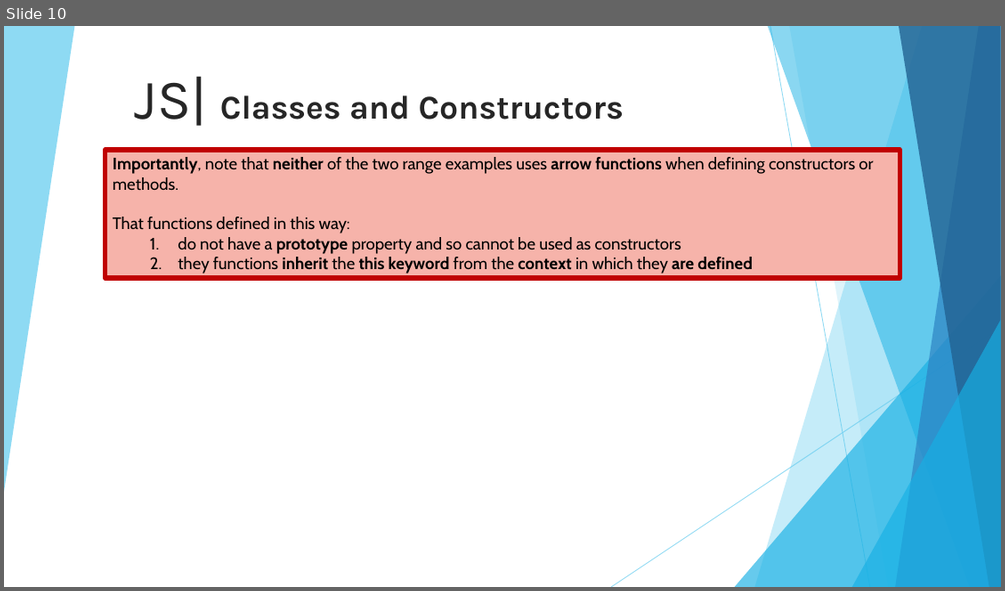
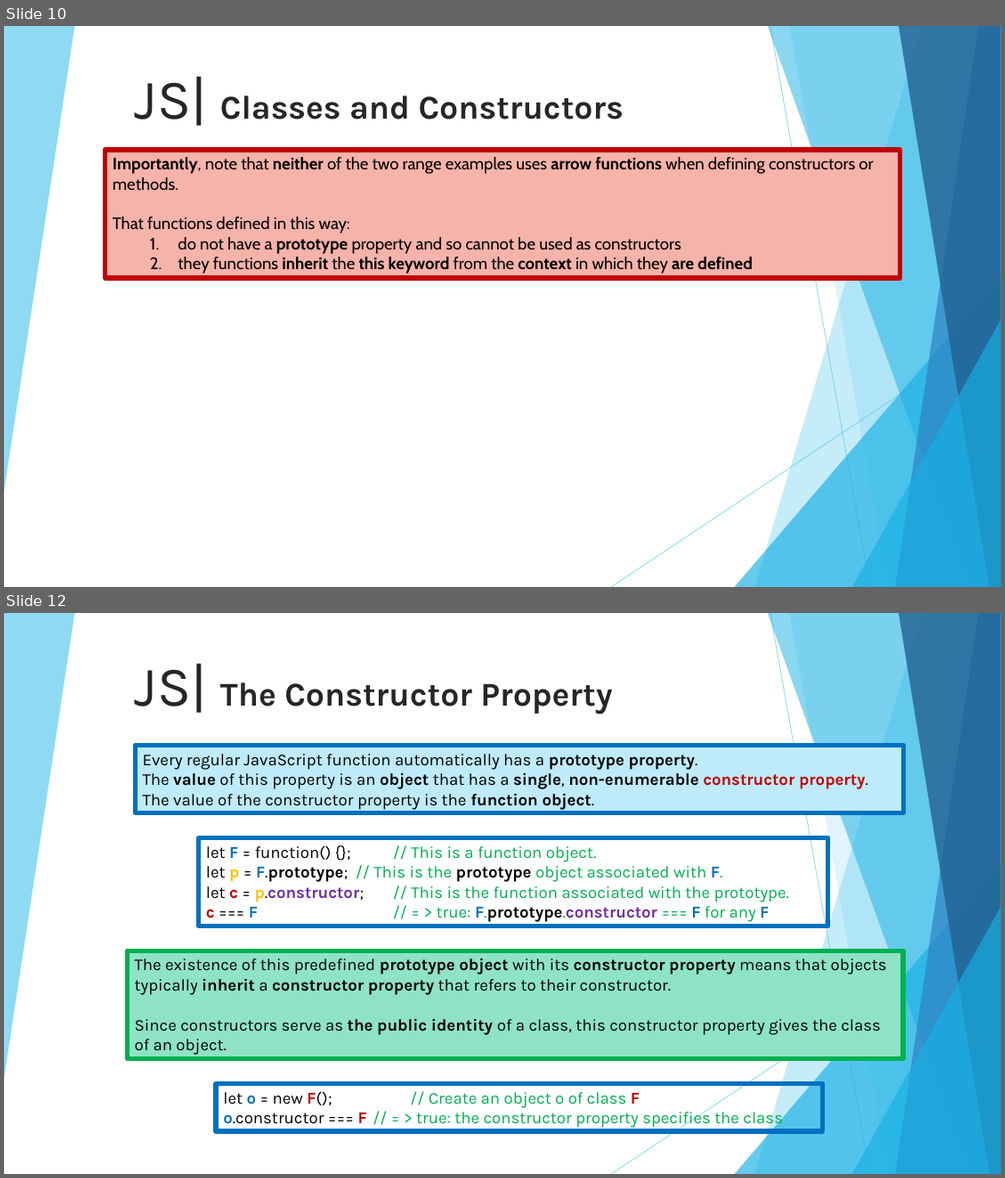
Before and after one commit to 01Primo/slides, a slide deck: 09_Javascript_Classes.pptx. Shown one above the other, each under a label of ours: slide 10 before the commit, slides 10 and 12 after it; the slides between them are not shown. The pictures are 1005x591 and 1005x1178 pixels, drawn with LibreOffice and Linux fonts; fonts in the diff are those of the drawing. Boxes give left, top, right and bottom in pixels: in the first picture for what was removed or moved away, otherwise in the second. Text is boxed around its words. In the diff, an @@ line names an element or a change of style, - is before the commit and + after.

Commit message:
Finish old style class in js

```diff
--- a/09_Javascript_Classes.pptx
+++ b/09_Javascript_Classes.pptx
@@ slide 12 added at box(4, 613, 1001, 1174), background #FFFFFF; not listed: 10 template elements that a slide beside it also shows @@
@@ title added at box(135, 663, 612, 714), 32 pt, text #262626, bold @@
+JS| The Constructor Property
@@ rectangle added at box(136, 746, 904, 813), fill #BFEAF9, outline #0070C0 4.5 pt, 16 pt, text #000000 @@
+Every regular JavaScript function automatically has a prototype property.
+The value of this property is an object that has a single, non-enumerable constructor property.
+The value of the constructor property is the function object.
@@ rectangle added at box(198, 838, 828, 926), outline #0070C0 4.5 pt, 16 pt, text #00B050 @@
+let F = function() {}; // This is a function object.
+let p = F.prototype; // This is the prototype object associated with F.
+let c = p.constructor; // This is the function associated with the prototype.
+c === F // = > true: F.prototype.constructor === F for any F
@@ rectangle added at box(128, 950, 904, 1059), fill #8EE3C7, outline #00B050 4.5 pt, 16 pt, text #000000 @@
+The existence of this predefined prototype object with its constructor property means that objects typically inherit a constructor property that refers to their constructor.
+Since constructors serve as the public identity of a class, this constructor property gives the class of an object.
@@ rectangle added at box(216, 1083, 822, 1131), outline #0070C0 4.5 pt, 16 pt, text #00B050 @@
+let o = new F(); // Create an object o of class F
+o.constructor === F // = > true: the constructor property specifies the class
```
Also in this commit, not shown: 1 slide changed, 12 other slides added.
